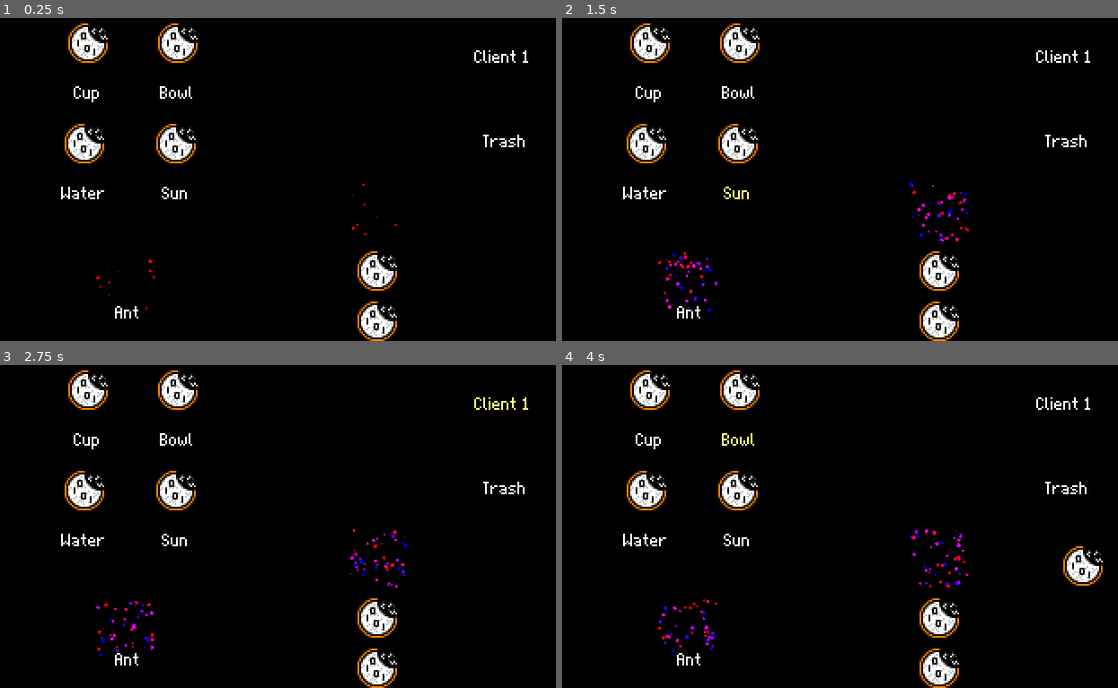
Above: before the commit, frames 1-4 (two rows, left to right).
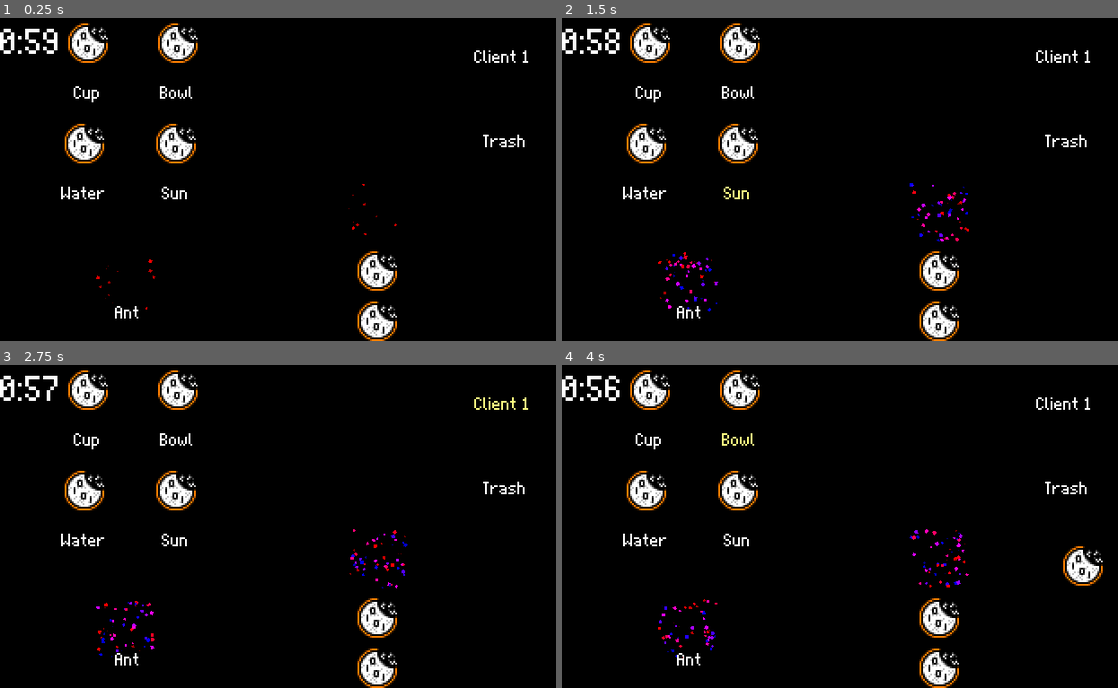
Above: after the commit, the same moments.

Repository: Banalian/BitBiscuit-GMTK2024
Game: Godot game, scene res://Scenes/Gyms/bana_gym.tscn
Same seed, same stepped clock (60 frames per second), same inputs: the game is played once before the commit and once after it. This scene is started directly instead of the project's main scene.
Inputs:
- Up to frame 1 (0.25 s): no input
- Up to frame 2 (1.5 s): click "Water" at 0.5 s; click "Sun" at 1.25 s
- Up to frame 3 (2.75 s): click "Client 1" at 2 s
- Up to frame 4 (4 s): click "Trash" at 2.75 s; click "Bowl" at 3.5 s

The runs differ from the first frame. In frame 1, 0.3% of the frame differs, in the area x 0-11%, y 3-12%; in frame 2, 0.3%; in frame 3, 0.3%; in frame 4, 0.3%.

Commit message:
feat(timer): add timer node to the gym

Diff:
--- a/Scenes/Gyms/bana_gym.tscn
+++ b/Scenes/Gyms/bana_gym.tscn
@@ -11,6 +11,7 @@
 [ext_resource type="Resource" uid="uid://b2d4ccmmcd2vl" path="res://Resources/ant.tres" id="8_lx8mu"]
 [ext_resource type="Script" path="res://Scripts/order_generator.gd" id="10_5gpj7"]
 [ext_resource type="PackedScene" uid="uid://dpskv36p3tjfs" path="res://Scenes/mix_displayer.tscn" id="11_2afnp"]
+[ext_resource type="Script" path="res://Scripts/game_timer.gd" id="12_5d31o"]
 
 [node name="Control" type="Control"]
 layout_mode = 3
@@ -66,3 +67,14 @@
 mix_displayer = NodePath("MixDisplayer")
 
 [node name="MixDisplayer" parent="OrderGenerator" instance=ExtResource("11_2afnp")]
+
+[node name="GameManager" type="Node" parent="."]
+
+[node name="GameTimer" type="Node2D" parent="."]
+script = ExtResource("12_5d31o")
+
+[node name="Timer" type="Timer" parent="GameTimer"]
+
+[node name="Label" type="Label" parent="GameTimer"]
+offset_right = 40.0
+offset_bottom = 25.0
--- /dev/null
+++ b/Scripts/game_timer.gd
@@ -0,0 +1,18 @@
+class_name GameTimer
+extends Node2D
+
+@export var base_time:= 60.0
+# Called when the node enters the scene tree for the first time.
+func _ready() -> void:
+	start_timer()
+	pass # Replace with function body.
+
+
+# Called every frame. 'delta' is the elapsed time since the previous frame.
+func _process(delta: float) -> void:
+	$Label.text = "%d:%02d" % [floor($Timer.time_left / 60), int($Timer.time_left) % 60]
+	pass
+
+func start_timer(time:= -1.0):
+	# start timer with base time if none give, else we use the given time
+	$Timer.start(base_time if time < 0.0 else time )
--- a/Scripts/ingredient_button.gd
+++ b/Scripts/ingredient_button.gd
@@ -12,10 +12,7 @@
 	button.text = ingredient_res.ingredient_name
 	button.icon = ingredient_res.ingredient_texture
 	if ingredient_res.ingredient_scene:
-		# using size for x to
-		#var offset:= Vector2(size.x/2,icon.get_height()/2)
 		var scene = ingredient_res.ingredient_scene.instantiate() as Node2D
-		#scene.position = offset
 		add_child(scene)
 
 
@@ -39,3 +36,7 @@
 				add_ingredient()
 			MOUSE_BUTTON_RIGHT:
 				remove_ingredient()
+
+
+func toggle_ingredient_button_state():
+	button.disabled = not button.disabled
Not shown: 1 places in Scenes/Gyms/bana_gym.tscn that only renumber resources
Not shown: 1 places in Scenes/main.tscn that only renumber resources
